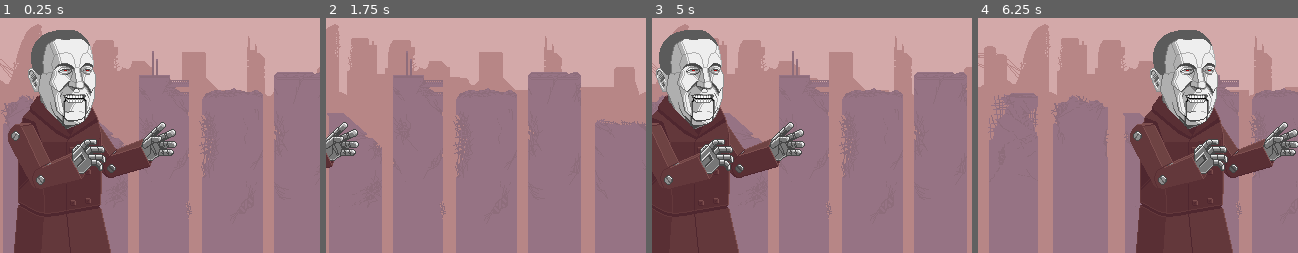
Above: before the commit, frames 1-4 (left to right).
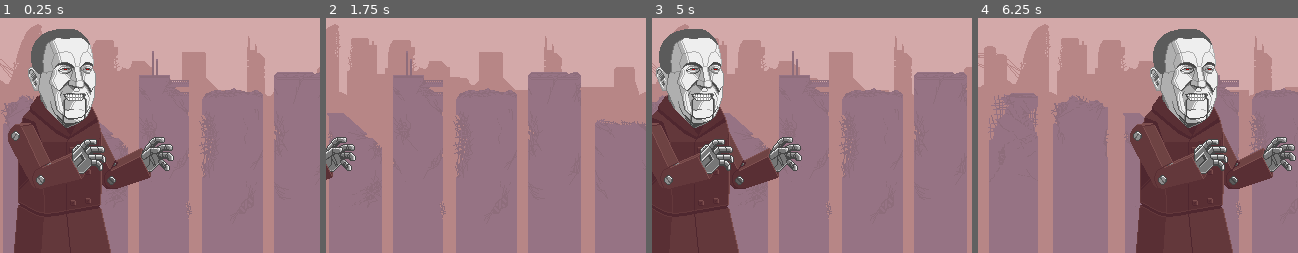
Above: after the commit, the same moments.

Repository: Hierophant-Games/mecha-peron-godot
Game: Godot game, scene res://game/Level.tscn
The game is run twice, just before and just after one commit, with the same random seed, the same clock (stepped at 60 frames per second) and the same inputs.
Inputs:
- Up to frame 1 (0.25 s): no input
- Up to frame 2 (1.75 s): tap Enter at 0.5 s; hold Right 0.53-1.28 s; hold Left from 1.28 s (still down)
- Up to frame 3 (5 s): release Left at 2.03 s; hold Right 2.03-3.53 s; hold Left from 3.53 s (still down)
- Up to frame 4 (6.25 s): release Left at 5.78 s; hold Right from 5.78 s (still down)

The runs differ from the first frame. In frame 1, 4.5% of the frame differs, in the area x 8-56%, y 4-73%; in frame 2, 1.3%; in frame 3, 4.4%; in frame 4, 4.5%.

Commit message:
Add all animations with AnimationPlayer node

Diff:
--- a/game/Peron.tscn
+++ b/game/Peron.tscn
@@ -8,7 +8,7 @@
 [sub_resource type="Animation" id=1]
 
 resource_name = "attack_left_arm"
-length = 1.0
+length = 1.5
 loop = false
 step = 0.25
 tracks/0/type = "value"
@@ -50,9 +50,94 @@
 
 [sub_resource type="Animation" id=2]
 
-resource_name = "idle"
+resource_name = "attack_right_arm"
+length = 1.5
+loop = false
+step = 0.1
+tracks/0/type = "value"
+tracks/0/path = NodePath("head:frame")
+tracks/0/interp = 1
+tracks/0/loop_wrap = true
+tracks/0/imported = false
+tracks/0/enabled = true
+tracks/0/keys = {
+"times": PoolRealArray( 0, 0.25, 0.5, 0.75, 1, 1.25 ),
+"transitions": PoolRealArray( 1, 1, 1, 1, 1, 1 ),
+"update": 1,
+"values": [ 1, 2, 3, 2, 1, 2 ]
+}
+tracks/1/type = "value"
+tracks/1/path = NodePath("leftArm:frame")
+tracks/1/interp = 1
+tracks/1/loop_wrap = true
+tracks/1/imported = false
+tracks/1/enabled = true
+tracks/1/keys = {
+"times": PoolRealArray( 0 ),
+"transitions": PoolRealArray( 1 ),
+"update": 1,
+"values": [ 1 ]
+}
+tracks/2/type = "value"
+tracks/2/path = NodePath("rightArm:frame")
+tracks/2/interp = 1
+tracks/2/loop_wrap = true
+tracks/2/imported = false
+tracks/2/enabled = true
+tracks/2/keys = {
+"times": PoolRealArray( 0, 0.1, 0.2, 0.3, 0.4, 0.5, 0.6, 0.7, 0.8, 0.9, 1, 1.1, 1.2, 1.3, 1.4 ),
+"transitions": PoolRealArray( 1, 1, 1, 1, 1, 1, 1, 1, 1, 1, 1, 1, 1, 1, 1 ),
+"update": 1,
+"values": [ 3, 4, 5, 6, 7, 8, 9, 10, 9, 8, 7, 6, 5, 4, 3 ]
+}
+
+[sub_resource type="Animation" id=3]
+
+resource_name = "damage"
 length = 1.0
 loop = false
+step = 0.0625
+tracks/0/type = "value"
+tracks/0/path = NodePath("head:frame")
+tracks/0/interp = 1
+tracks/0/loop_wrap = true
+tracks/0/imported = false
+tracks/0/enabled = true
+tracks/0/keys = {
+"times": PoolRealArray( 0, 0.0625, 0.125, 0.1875, 0.25, 0.3125, 0.375, 0.4375, 0.5, 0.5625, 0.625, 0.6875, 0.75, 0.8125, 0.875, 0.9375 ),
+"transitions": PoolRealArray( 1, 1, 1, 1, 1, 1, 1, 1, 1, 1, 1, 1, 1, 1, 1, 1 ),
+"update": 1,
+"values": [ 1, 2, 3, 4, 3, 2, 1, 2, 3, 2, 1, 2, 3, 2, 1, 0 ]
+}
+tracks/1/type = "value"
+tracks/1/path = NodePath("leftArm:frame")
+tracks/1/interp = 1
+tracks/1/loop_wrap = true
+tracks/1/imported = false
+tracks/1/enabled = true
+tracks/1/keys = {
+"times": PoolRealArray( 0 ),
+"transitions": PoolRealArray( 1 ),
+"update": 1,
+"values": [ 3 ]
+}
+tracks/2/type = "value"
+tracks/2/path = NodePath("rightArm:frame")
+tracks/2/interp = 1
+tracks/2/loop_wrap = true
+tracks/2/imported = false
+tracks/2/enabled = true
+tracks/2/keys = {
+"times": PoolRealArray( 0 ),
+"transitions": PoolRealArray( 1 ),
+"update": 1,
+"values": [ 3 ]
+}
+
+[sub_resource type="Animation" id=4]
+
+length = 1.0
+loop = false
 step = 0.1
 tracks/0/type = "value"
 tracks/0/path = NodePath("head:frame")
@@ -91,7 +176,91 @@
 "values": [ 1 ]
 }
 
-[sub_resource type="Animation" id=3]
+[sub_resource type="Animation" id=5]
+
+length = 0.33
+loop = false
+step = 0.11
+tracks/0/type = "value"
+tracks/0/path = NodePath("head:frame")
+tracks/0/interp = 1
+tracks/0/loop_wrap = true
+tracks/0/imported = false
+tracks/0/enabled = true
+tracks/0/keys = {
+"times": PoolRealArray( 0, 0.11, 0.22 ),
+"transitions": PoolRealArray( 1, 1, 1 ),
+"update": 1,
+"values": [ 1, 5, 6 ]
+}
+tracks/1/type = "value"
+tracks/1/path = NodePath("leftArm:frame")
+tracks/1/interp = 1
+tracks/1/loop_wrap = true
+tracks/1/imported = false
+tracks/1/enabled = true
+tracks/1/keys = {
+"times": PoolRealArray( 0 ),
+"transitions": PoolRealArray( 1 ),
+"update": 1,
+"values": [ 0 ]
+}
+tracks/2/type = "value"
+tracks/2/path = NodePath("rightArm:frame")
+tracks/2/interp = 1
+tracks/2/loop_wrap = true
+tracks/2/imported = false
+tracks/2/enabled = true
+tracks/2/keys = {
+"times": PoolRealArray( 0 ),
+"transitions": PoolRealArray( 1 ),
+"update": 1,
+"values": [ 0 ]
+}
+
+[sub_resource type="Animation" id=6]
+
+length = 0.33
+loop = false
+step = 0.11
+tracks/0/type = "value"
+tracks/0/path = NodePath("head:frame")
+tracks/0/interp = 1
+tracks/0/loop_wrap = true
+tracks/0/imported = false
+tracks/0/enabled = true
+tracks/0/keys = {
+"times": PoolRealArray( 0, 0.11, 0.22 ),
+"transitions": PoolRealArray( 1, 1, 1 ),
+"update": 1,
+"values": [ 5, 6, 1 ]
+}
+tracks/1/type = "value"
+tracks/1/path = NodePath("leftArm:frame")
+tracks/1/interp = 1
+tracks/1/loop_wrap = true
+tracks/1/imported = false
+tracks/1/enabled = true
+tracks/1/keys = {
+"times": PoolRealArray( 0 ),
+"transitions": PoolRealArray( 1 ),
+"update": 1,
+"values": [ 1 ]
+}
+tracks/2/type = "value"
+tracks/2/path = NodePath("rightArm:frame")
+tracks/2/interp = 1
+tracks/2/loop_wrap = true
+tracks/2/imported = false
+tracks/2/enabled = true
+tracks/2/keys = {
+"times": PoolRealArray( 0 ),
+"transitions": PoolRealArray( 1 ),
+"update": 1,
+"values": [ 1 ]
+}
+
+[sub_resource type="Animation" id=7]
 
 length = 0.8
 loop = true
@@ -133,7 +302,7 @@
 "values": [ 2, 1, 0, 1 ]
 }
 
-[node name="Node2D" type="Node2D" index="0"]
+[node name="Node2D" type="Node2D"]
 
 [node name="leftArm" type="Sprite" parent="." index="0"]
 
@@ -167,17 +336,21 @@
 texture = ExtResource( 4 )
 centered = false
 hframes = 11
-frame = 1
+frame = 3
 _sections_unfolded = [ "Animation", "Offset", "Transform" ]
 
 [node name="AnimationPlayer" type="AnimationPlayer" parent="." index="4"]
 
 root_node = NodePath("..")
-autoplay = ""
+autoplay = "idle"
 playback_process_mode = 1
 playback_default_blend_time = 0.0
 playback_speed = 1.0
 anims/attack_left_arm = SubResource( 1 )
-anims/idle = SubResource( 2 )
-anims/walk = SubResource( 3 )
+anims/attack_right_arm = SubResource( 2 )
+anims/damage = SubResource( 3 )
+anims/idle = SubResource( 4 )
+anims/laser = SubResource( 5 )
+anims/laser_off = SubResource( 6 )
+anims/walk = SubResource( 7 )
 blend_times = [  ]
--- a/game/head.gd
+++ /dev/null
@@ -1,60 +0,0 @@
-tool
-extends Sprite
-
-const animations = {
-	idle = {
-		frames = [0],
-		frame_rate = 1,
-		loop = false,
-	},
-	walk = {
-		frames = [0, 1, 2, 1],
-		frame_rate = 5,
-		loop = true,
-	},
-	attack_left_arm = {
-		frames = [1, 2, 3, 2, 1, 2],
-		frame_rate = 4,
-		loop = false,
-	},
-	attack_right_arm = {
-		frames = [1, 2, 3, 2, 1, 2],
-		frame_rate = 4,
-		loop = false,
-	},
-	damage = {
-		frames = [1, 2, 3, 4, 3, 2, 1, 2, 3, 2, 1, 2, 3, 2, 1, 0],
-		frame_rate = 16,
-		loop = false,
-	},
-	laser = {
-		frames = [1, 5, 6],
-		frame_rate = 9,
-		loop = false,
-	},
-	laser_off = {
-		frames = [5, 6, 1],
-		frame_rate = 9,
-		loop = false,
-	}
-}
-
-var curr_anim_name = "walk"
-var curr_frame = 0
-var accum = 0
-
-func animate(anim, delta):
-	accum += delta
-
-	var frame_duration = 1.0 / anim.frame_rate;
-
-	if accum > frame_duration:
-		accum -= frame_duration
-		if anim.loop:
-			curr_frame = (curr_frame + 1) % anim.frames.size()
-		else:
-			curr_frame = min(curr_frame + 1, anim.frames.size() - 1)
-		frame = anim.frames[curr_frame]
-
-func _process(delta):
-	animate(animations[curr_anim_name], delta)
--- a/game/leftArm.gd
+++ /dev/null
@@ -1,60 +0,0 @@
-tool
-extends Sprite
-
-const animations = {
-	idle = {
-		frames = [1],
-		frame_rate = 1,
-		loop = false,
-	},
-	walk = {
-		frames = [0, 1, 2, 1],
-		frame_rate = 5,
-		loop = true,
-	},
-	attack_left_arm = {
-		frames = [3, 4, 5, 5, 6, 6],
-		frame_rate = 4,
-		loop = false,
-	},
-	attack_right_arm = {
-		frames = [1],
-		frame_rate = 1,
-		loop = false,
-	},
-	damage = {
-		frames = [3],
-		frame_rate = 1,
-		loop = false,
-	},
-	laser = {
-		frames = [0],
-		frame_rate = 1,
-		loop = false,
-	},
-	laser_off = {
-		frames = [1],
-		frame_rate = 1,
-		loop = false,
-	}
-}
-
-var curr_anim_name = "walk"
-var curr_frame = 0
-var accum = 0
-
-func animate(anim, delta):
-	accum += delta
-
-	var frame_duration = 1.0 / anim.frame_rate;
-
-	if accum > frame_duration:
-		accum -= frame_duration
-		if anim.loop:
-			curr_frame = (curr_frame + 1) % anim.frames.size()
-		else:
-			curr_frame = min(curr_frame + 1, anim.frames.size() - 1)
-		frame = anim.frames[curr_frame]
-
-func _process(delta):
-	animate(animations[curr_anim_name], delta)
--- a/game/rightArm.gd
+++ /dev/null
@@ -1,60 +0,0 @@
-tool
-extends Sprite
-
-const animations = {
-	idle = {
-		frames = [1],
-		frame_rate = 1,
-		loop = false,
-	},
-	walk = {
-		frames = [2, 1, 0, 1],
-		frame_rate = 5,
-		loop = true,
-	},
-	attack_left_arm = {
-		frames = [1],
-		frame_rate = 1,
-		loop = false,
-	},
-	attack_right_arm = {
-		frames = [3, 4, 5, 6, 7, 8, 9, 10, 9, 8, 7, 6, 5, 4, 3],
-		frame_rate = 10,
-		loop = false,
-	},
-	damage = {
-		frames = [3],
-		frame_rate = 1,
-		loop = false,
-	},
-	laser = {
-		frames = [0],
-		frame_rate = 1,
-		loop = false,
-	},
-	laser_off = {
-		frames = [1],
-		frame_rate = 1,
-		loop = false,
-	}
-}
-
-var curr_anim_name = "walk"
-var curr_frame = 0
-var accum = 0
-
-func animate(anim, delta):
-	accum += delta
-
-	var frame_duration = 1.0 / anim.frame_rate;
-
-	if accum > frame_duration:
-		accum -= frame_duration
-		if anim.loop:
-			curr_frame = (curr_frame + 1) % anim.frames.size()
-		else:
-			curr_frame = min(curr_frame + 1, anim.frames.size() - 1)
-		frame = anim.frames[curr_frame]
-
-func _process(delta):
-	animate(animations[curr_anim_name], delta)
Not shown: 1 places in game/Peron.tscn that only renumber resources
